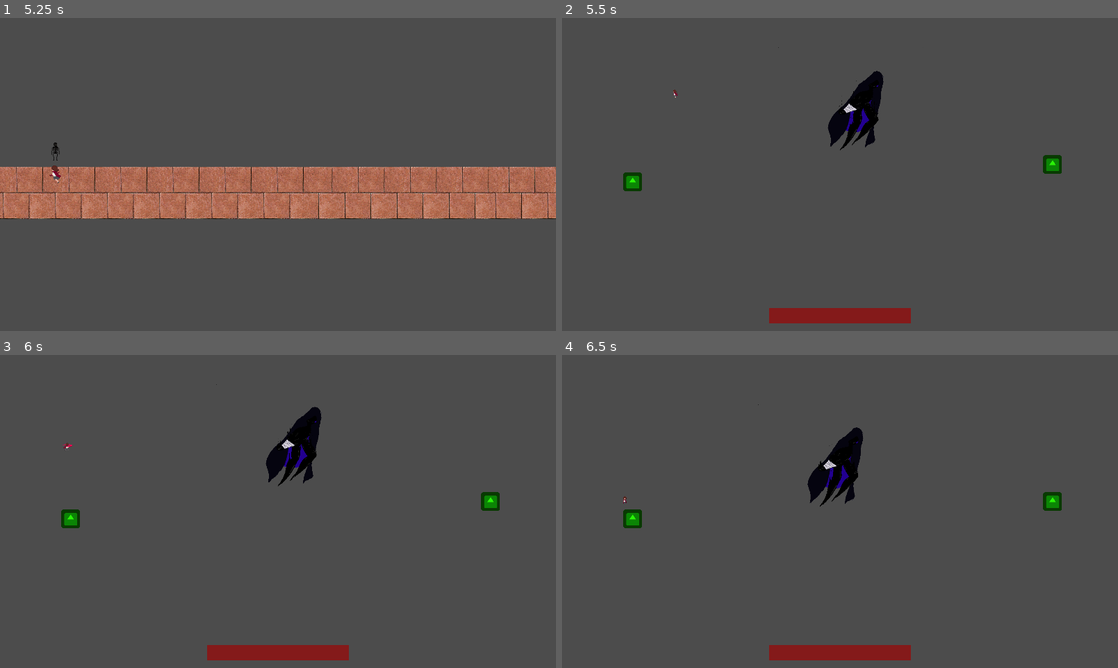
Above: before the commit, frames 1-4 (two rows, left to right).
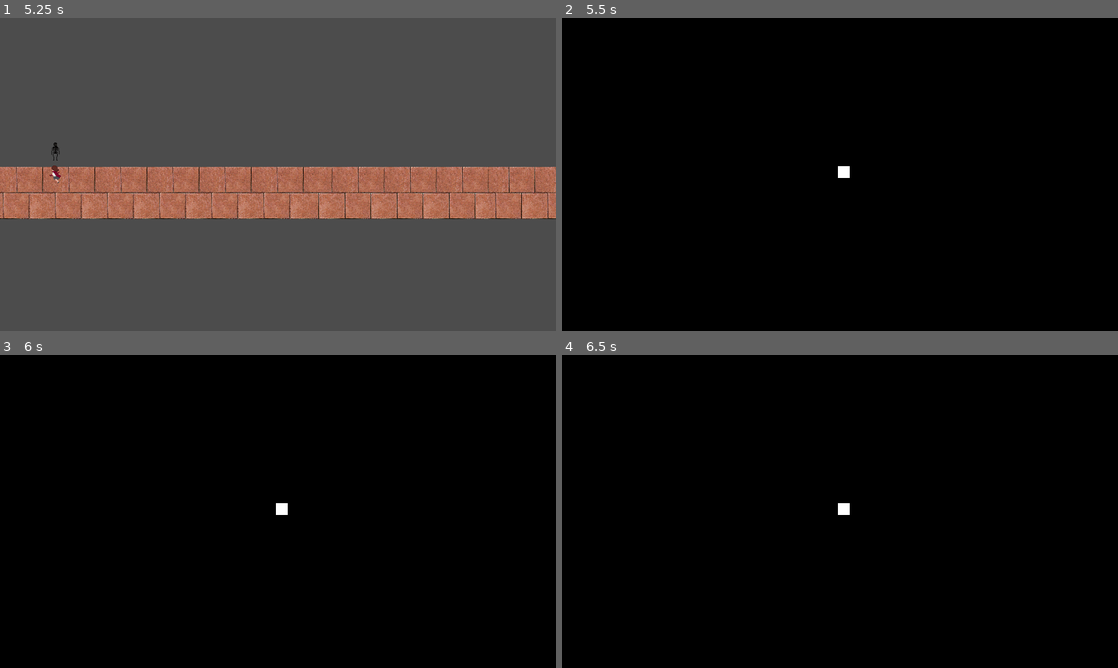
Above: after the commit, the same moments.

Repository: LadyVolk/The-Modern-Triad
Game: Godot game, scene res://Infra/Menu.tscn
The game is run twice, just before and just after one commit, with the same random seed, the same clock (stepped at 60 frames per second) and the same inputs. The engine's default icon, where the game draws it, is replaced by a stand-in: a white triangle on a blue panel in a dark square. Sound files missing from this copy of the repository are replaced by a short silence.
Inputs (mouse positions are in pixels of both pictures, inside the frame that each line leads up to):
- Up to frame 1 (5.25 s): click "START" at 0.5 s; move the mouse to (400, 158) at 1.27 s; hold D (player_right) 1.28-2.03 s; hold Right mouse button (melee_attack) 1.28-2.03 s; move the mouse to (166, 190) at 2.02 s; hold S (player_down) 2.03-2.78 s; tap Space (player_dash) at 2.1 s; move the mouse to (333, 105) at 2.77 s; press the mouse at (333, 105) at 2.78 s; hold D (player_right) 2.78-3.53 s; move the mouse to (250, 237) at 3.52 s; release the mouse at (250, 237) at 3.53 s; hold W (player_up) 3.53-4.28 s; right-click (250, 237) at 3.6 s; move the mouse to (444, 221) at 4.27 s; hold Space (player_dash) 4.28-5.03 s; hold A (player_left) from 4.28 s (still down); move the mouse to (111, 127) at 5.02 s; click (111, 127) at 5.1 s
- Up to frame 2 (5.5 s): keep holding A (player_left)
- Up to frame 3 (6 s): move the mouse to (305, 511) at 5.77 s; release A (player_left) at 5.78 s; hold S (player_down) from 5.78 s (still down); hold Right mouse button (melee_attack) from 5.78 s (still down)
- Up to frame 4 (6.5 s): keep holding S (player_down); keep holding Right mouse button (melee_attack)

Frame 1 is identical in both runs. In frame 2, 99% of the frame differs, in the area x 0-100%, y 0-100%; in frame 3, 99%; in frame 4, 99%.

Commit message:
added transition from corridor to level

Diff:
--- /dev/null
+++ b/game/Global.gd
@@ -0,0 +1,11 @@
+extends Node
+
+var time
+var which_scene
+
+func change_scene(_time, _which_scene):
+
+	time = _time
+	which_scene = _which_scene
+
+	get_tree().change_scene("res://Loading.tscn")
--- a/game/Infra/AudioManager.tscn
+++ b/game/Infra/AudioManager.tscn
@@ -1,7 +1,6 @@
 [gd_scene load_steps=2 format=2]
 
 [ext_resource path="res://Infra/AudioManager.gd" type="Script" id=1]
-
 
 [node name="AudioManager" type="Node"]
 script = ExtResource( 1 )
--- a/game/Life/Corridor.gd
+++ b/game/Life/Corridor.gd
@@ -7,7 +7,7 @@
 
 	$Player.change_cam_limit($Walls/PastWall.position.x)
 
-
+	$Mirror.connect("entered_mirror", self, "mirror_enter")
 
 # warning-ignore:unused_argument
 func _process(_dt):
@@ -32,3 +32,13 @@
 		$Walls/PastWall.position.x = $Player.position.x - PAST_DISTANCE
 
 	$Player.change_cam_limit($Walls/PastWall.position.x)
+
+
+func mirror_enter():
+	$Player.disable = true
+	$Tween.interpolate_property($FadeLayer/ColorRect, "color", Color(0, 0, 0, 0),
+								Color(0, 0, 0, 1), 0.1, Tween.TRANS_LINEAR, Tween.EASE_IN)
+	$Tween.start()
+	yield($Tween, "tween_completed")
+
+	Global.change_scene(2, "res://Bosses/Depression/Level.tscn")
--- a/game/Life/Corridor.tscn
+++ b/game/Life/Corridor.tscn
@@ -290,3 +290,15 @@
 
 [node name="Mirror" parent="." instance=ExtResource( 4 )]
 position = Vector2( 1521.28, 492.073 )
+
+[node name="FadeLayer" type="CanvasLayer" parent="."]
+
+[node name="ColorRect" type="ColorRect" parent="FadeLayer"]
+margin_right = 1920.0
+margin_bottom = 1080.0
+color = Color( 0.027451, 0.027451, 0.027451, 0 )
+__meta__ = {
+"_edit_use_anchors_": false
+}
+
+[node name="Tween" type="Tween" parent="."]
--- a/game/Life/Mirror.gd
+++ b/game/Life/Mirror.gd
@@ -1,5 +1,6 @@
 extends Node2D
 
+signal entered_mirror
 
 func _ready():
 	pass
@@ -7,5 +8,4 @@
 
 func _on_Area2D_body_entered(body):
 	if body.is_in_group("player"):
-# warning-ignore:return_value_discarded
-		get_tree().change_scene("res://Bosses/Depression/Level.tscn")
+		emit_signal("entered_mirror")
--- /dev/null
+++ b/game/Loading.gd
@@ -0,0 +1,7 @@
+extends Node2D
+
+
+func _ready():
+	yield(get_tree().create_timer(Global.time), "timeout")
+
+	get_tree().change_scene(Global.which_scene)
--- /dev/null
+++ b/game/Loading.tscn
@@ -0,0 +1,23 @@
+[gd_scene load_steps=2 format=2]
+
+[ext_resource path="res://Loading.gd" type="Script" id=1]
+
+[node name="Loading" type="Node2D"]
+script = ExtResource( 1 )
+
+[node name="ColorRect" type="ColorRect" parent="."]
+margin_right = 1920.0
+margin_bottom = 1080.0
+color = Color( 0, 0, 0, 1 )
+__meta__ = {
+"_edit_use_anchors_": false
+}
+
+[node name="ColorRect2" type="ColorRect" parent="."]
+margin_left = 953.672
+margin_top = 511.075
+margin_right = 993.672
+margin_bottom = 551.075
+__meta__ = {
+"_edit_use_anchors_": false
+}
--- a/game/PlayerStuff/Player.gd
+++ b/game/PlayerStuff/Player.gd
@@ -31,6 +31,7 @@
 var debug = false
 var died = false
 var sprite_direction = "bottom"
+var disable = false
 
 const melee_damage = 5
 const dash_time = 0.2
@@ -51,6 +52,8 @@
 		$Camera.current = true
 		$Camera.zoom = Vector2(0.5, 0.5)
 func _process(delta):
+	if disable:
+		return
 
 	var mov_vector = Vector2(0, 0)
 	if Input.is_action_pressed("player_up"):
--- a/game/project.godot
+++ b/game/project.godot
@@ -27,6 +27,7 @@
 [autoload]
 
 AudioManager="*res://Infra/AudioManager.tscn"
+Global="*res://Global.gd"
 
 [display]
 
